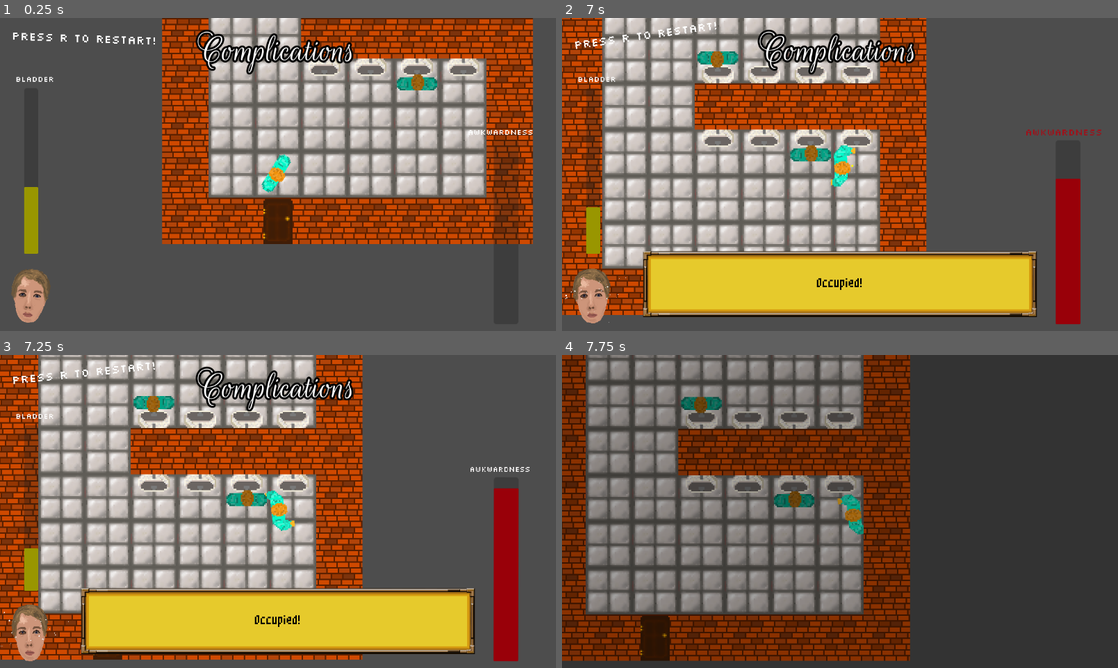
Above: before the commit, frames 1-4 (two rows, left to right).
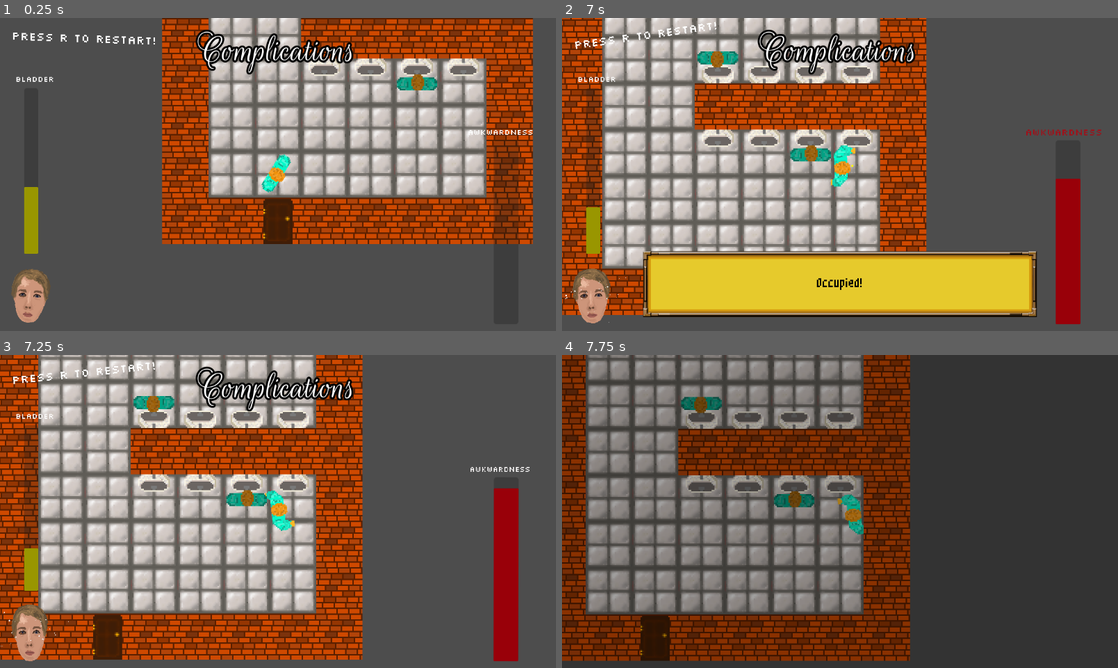
Above: after the commit, the same moments.

Repository: Jibby-Games/PizzaJam11
Game: Godot game, scene res://levels/level4.tscn
The game is run twice, just before and just after one commit, with the same random seed, the same clock (stepped at 60 frames per second) and the same inputs. This scene is started directly instead of the project's main scene.
Inputs (mouse positions are in pixels of both pictures, inside the frame that each line leads up to):
- Up to frame 1 (0.25 s): no input
- Up to frame 2 (7 s): tap R (restart) every 0.75 s from 0.5 to 4.25 s; move the mouse to (962, 158) at 0.52 s; press the mouse at (962, 158) at 0.53 s; hold D (right) 0.53-1.28 s; tap Enter (ui_accept) at 0.77, 1.52, 3.02, 3.77, 4.52, 6.02, 6.77 s; move the mouse to (728, 190) at 1.27 s; release the mouse at (728, 190) at 1.28 s; hold S (down) 1.28-2.03 s; click (728, 190) at 1.35 s; move the mouse to (895, 105) at 2.02 s; press the mouse at (895, 105) at 2.03 s; hold D (right) 2.03-2.78 s; move the mouse to (812, 237) at 2.77 s; release the mouse at (812, 237) at 2.78 s; hold W (up) 2.78-3.53 s; click (812, 237) at 2.85 s; move the mouse to (1006, 221) at 3.52 s; press the mouse at (1006, 221) at 3.53 s; hold A (left) 3.53-5.03 s; move the mouse to (673, 127) at 4.27 s; release the mouse at (673, 127) at 4.28 s; click (673, 127) at 4.35 s; move the mouse to (867, 174) at 5.02 s; press the mouse at (867, 174) at 5.03 s; hold S (down) 5.03-5.78 s; move the mouse to (756, 96) at 5.77 s; release the mouse at (756, 96) at 5.78 s; hold D (right) 5.78-6.53 s; click (756, 96) at 5.85 s; move the mouse to (962, 158) at 6.52 s; press the mouse at (962, 158) at 6.53 s; hold W (up) from 6.53 s (still down)
- Up to frame 3 (7.25 s): keep holding W (up)
- Up to frame 4 (7.75 s): move the mouse to (728, 527) at 7.27 s; release W (up) at 7.28 s; release the mouse at (728, 527) at 7.28 s; hold D (right) from 7.28 s (still down); click (728, 527) at 7.35 s; tap Enter (ui_accept) at 7.52 s

Frames 1-2 are identical in both runs. In frame 3, 15% of the frame differs, in the area x 14-86%, y 74-96%; in frame 4, nothing differs.

Commit message:
fix: remove janky dead code warnings

Diff:
--- a/levels/PartyGame/house.gd
+++ b/levels/PartyGame/house.gd
@@ -2,20 +2,6 @@
 
 
 var completed_events = [false, false, false]
-
-
-# Called when the node enters the scene tree for the first time.
-func _ready():
-	pass # Replace with function body.
-
-
-# Called every frame. 'delta' is the elapsed time since the previous frame.
-func _process(delta):
-	pass
-
-
-func is_true(b: bool) -> bool:
-	return b
 
 
 func check_spawn_door_trigger():
--- a/levels/PartyGame/house1.gd
+++ b/levels/PartyGame/house1.gd
@@ -2,20 +2,6 @@
 
 
 var completed_events = [false, false, false]
-
-
-# Called when the node enters the scene tree for the first time.
-func _ready():
-	pass # Replace with function body.
-
-
-# Called every frame. 'delta' is the elapsed time since the previous frame.
-func _process(delta):
-	pass
-
-
-func is_true(b: bool) -> bool:
-	return b
 
 
 func check_spawn_door_trigger():
--- a/objects/DialogueWorld.gd
+++ b/objects/DialogueWorld.gd
@@ -13,12 +13,12 @@
 	print("Spawned a dialogue box!")
 	var num_words = len($Label.text.split(" "))
 	print("This dialoge box has %d words" % num_words)
-	$Timer.wait_time = num_words / (wpm / 60)
+	$Timer.wait_time = num_words / (wpm / 60.0)
 	print("I will display for %s seconds" % $Timer.wait_time)
 
 
 # Called every frame. 'delta' is the elapsed time since the previous frame.
-func _process(delta):
+func _process(_delta):
 	var offset = Vector2(horizontal_offset, vertical_offset)
 	global_position = follow_object.global_position + offset
 	global_rotation = 0
--- a/objects/NPCPissCollision.gd
+++ b/objects/NPCPissCollision.gd
@@ -3,16 +3,6 @@
 
 @export var piss_embarrassment_penalty = 100
 var frame_embarrassment = 0
-
-
-# Called when the node enters the scene tree for the first time.
-func _ready():
-	pass # Replace with function body.
-
-
-# Called every frame. 'delta' is the elapsed time since the previous frame.
-func _process(delta):
-	pass
 
 
 func pissed_on(delta: float, frame_piss: float) -> bool:
--- a/objects/awkward_trigger.gd
+++ b/objects/awkward_trigger.gd
@@ -6,7 +6,7 @@
 # Emitted when the awkward event has finished - used so the level can connect other events to it like animations
 signal trigger_done
 
-func _on_body_entered(body: Node2D) -> void:
+func _on_body_entered(_body: Node2D) -> void:
 	assert(awkward_scenario, "you need to add the scenario data to the trigger silly!")
 	if triggered:
 		# Stop multiple triggers
--- a/objects/urinal.gd
+++ b/objects/urinal.gd
@@ -115,5 +115,5 @@
 	$LowerSprite.play("breaking")
 	$SmashSound.play()
 
-func embarrassment_impact(piss: float) -> float:
+func embarrassment_impact(_piss: float) -> float:
 	return frame_embarrassment
--- a/player/player.gd
+++ b/player/player.gd
@@ -221,8 +221,6 @@
 			frame_embarrassment_increment += miss_piss_embarrassment_penalty * delta
 			last_embarrassment_reason = "You pissed on the floor!"
 
-		process_piss(delta, is_valid_piss)
-
 	else:
 		stop_piss()
 		empty_bladder()
@@ -233,7 +231,3 @@
 	print("Bladder is empty!")
 	$ReliefSound.play()
 	bladder_empty.emit()
-
-
-func process_piss(delta: float, valid: bool) -> void:
-	pass
--- a/ui/ui.gd
+++ b/ui/ui.gd
@@ -77,7 +77,7 @@
 	$DialogueBox/Text.text = text
 	$DialogueBox.visible = true
 
-	var expiry_time = len(text.split(" ")) * 60 / dialogue_wpm
+	var expiry_time = len(text.split(" ")) * 60.0 / dialogue_wpm
 	$DialogueBox/DialogueBoxTimeout.wait_time = expiry_time
 	$DialogueBox/DialogueBoxTimeout.start()
 
